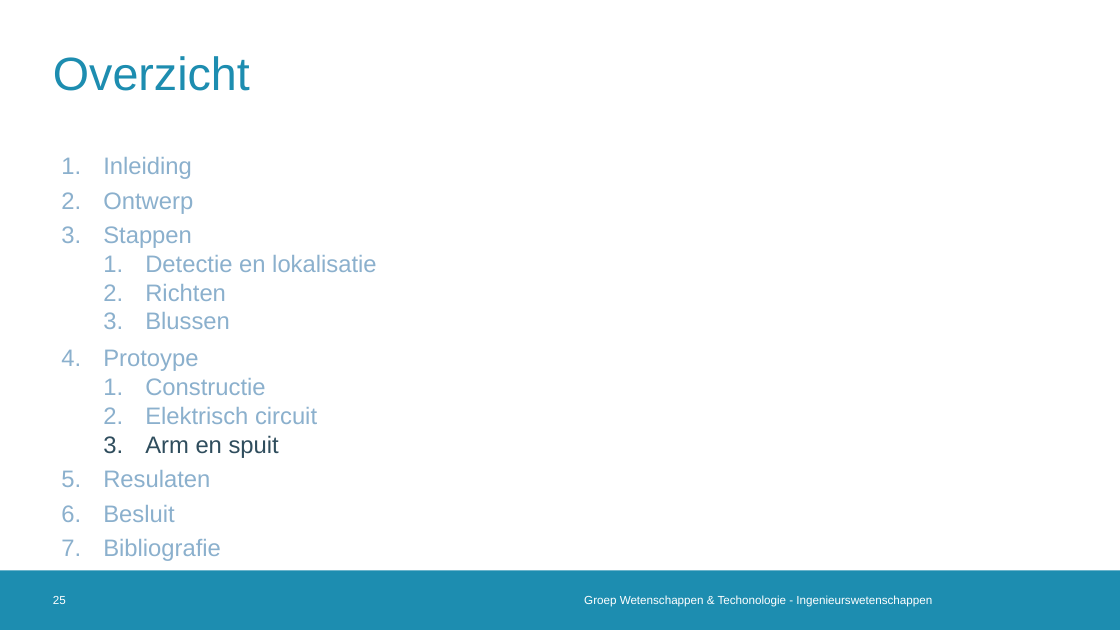
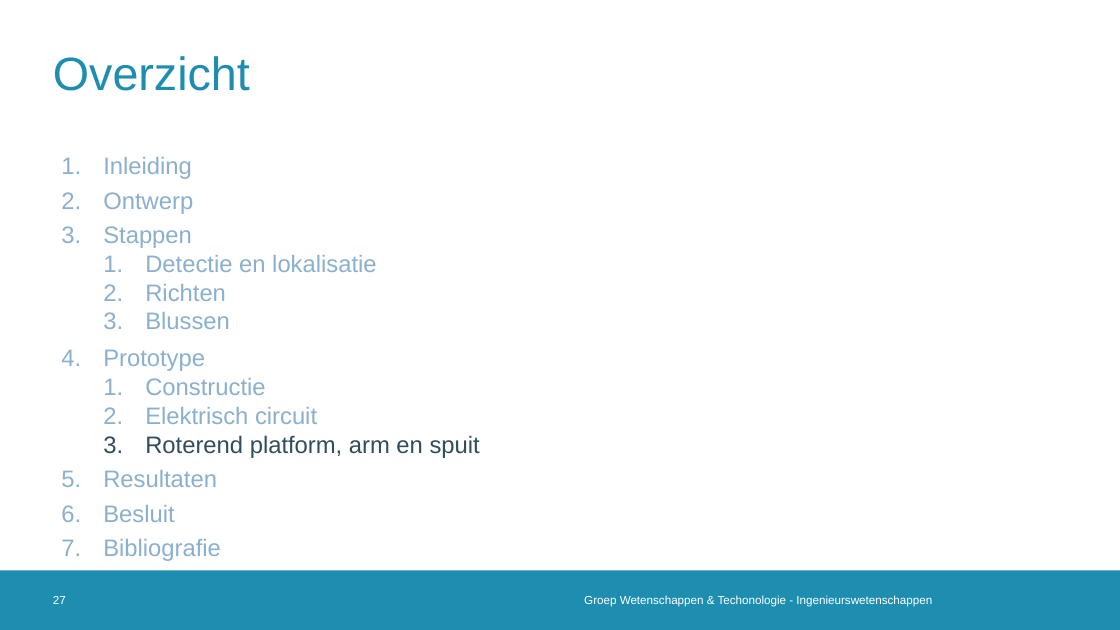
Before and after one commit to 2023-2022-KULAK-IW/2022_2023_Probleemoplossen_en_Ontwerpen_2, a slide deck: slide 27 of LATEX + ppt/Tussentijdse Presentatie .pptx (slide 25 before the commit). Drawn at 1120x630 pixels with LibreOffice and Linux fonts; fonts in the diff are those of the drawing; background and template pictures are left out. Boxes give left, top, right and bottom in pixels: in the first picture for what was removed or moved away, otherwise in the second. Text is boxed around its words. In the diff, an @@ line names an element or a change of style, - is before the commit and + after.

```diff
--- a/LATEX + ppt/Tussentijdse Presentatie .pptx
+++ b/LATEX + ppt/Tussentijdse Presentatie .pptx
@@ text at <box>103,349,205,371</box>: text changed @@
-4. Protoype
+4. Prototype
@@ text at <box>103,435,480,487</box>: text changed @@
-  3. Arm en spuit
-5. Resulaten
+  3. Roterend platform, arm en spuit
+5. Resultaten
@@ page number at <box>53,596,66,604</box>: text changed @@
-25
+27
```
Also in this commit, not shown: 11 other slides changed, 9 slides added.
